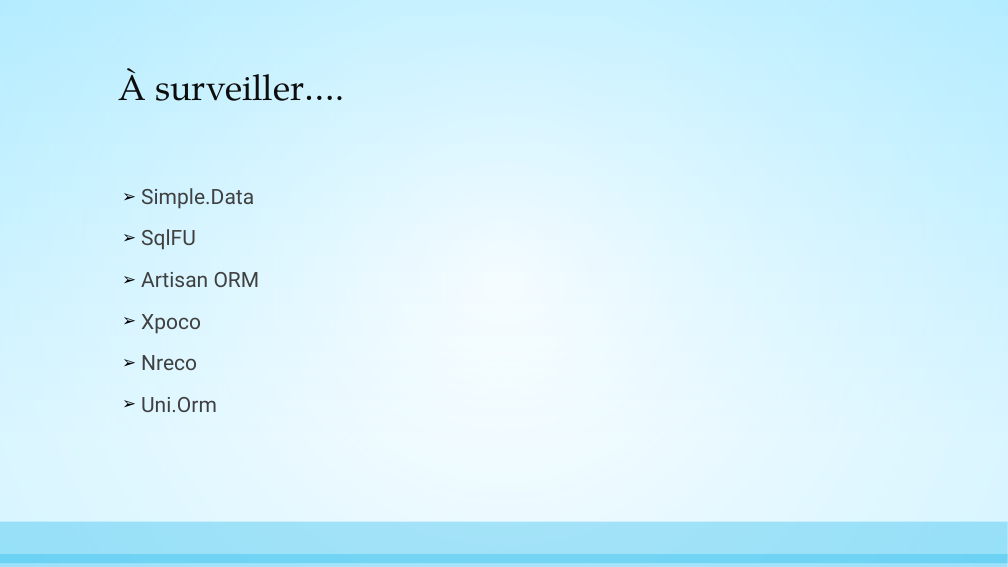
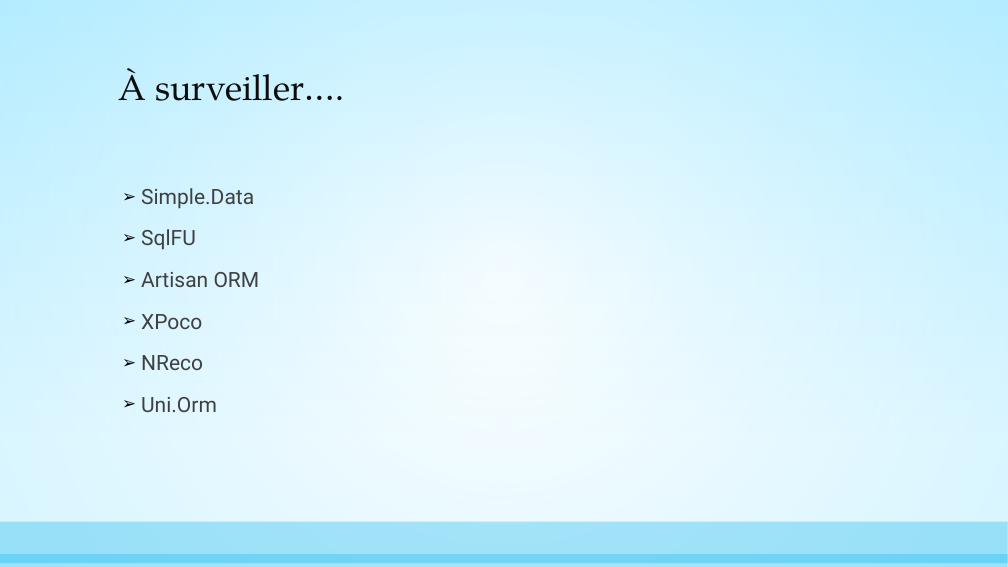
Before and after one commit to AnthonyGiretti/MicroOrmDemo.net, a slide deck: slide 20 of Items/Les Micro Orm, alternatives à Entity Framework.pptx. Drawn at 1008x567 pixels with LibreOffice and Linux fonts; fonts in the diff are those of the drawing. Boxes give left, top, right and bottom in pixels: in the first picture for what was removed or moved away, otherwise in the second. Text is boxed around its words. In the diff, an @@ line names an element or a change of style, - is before the commit and + after.

```diff
--- a/Items/Les Micro Orm, alternatives à Entity Framework.pptx
+++ b/Items/Les Micro Orm, alternatives à Entity Framework.pptx
@@ text at [141,314,203,370]: text changed @@
-➢ Xpoco
-➢ Nreco
+➢ XPoco
+➢ NReco
```
Also in this commit, not shown: 2 other slides changed.
